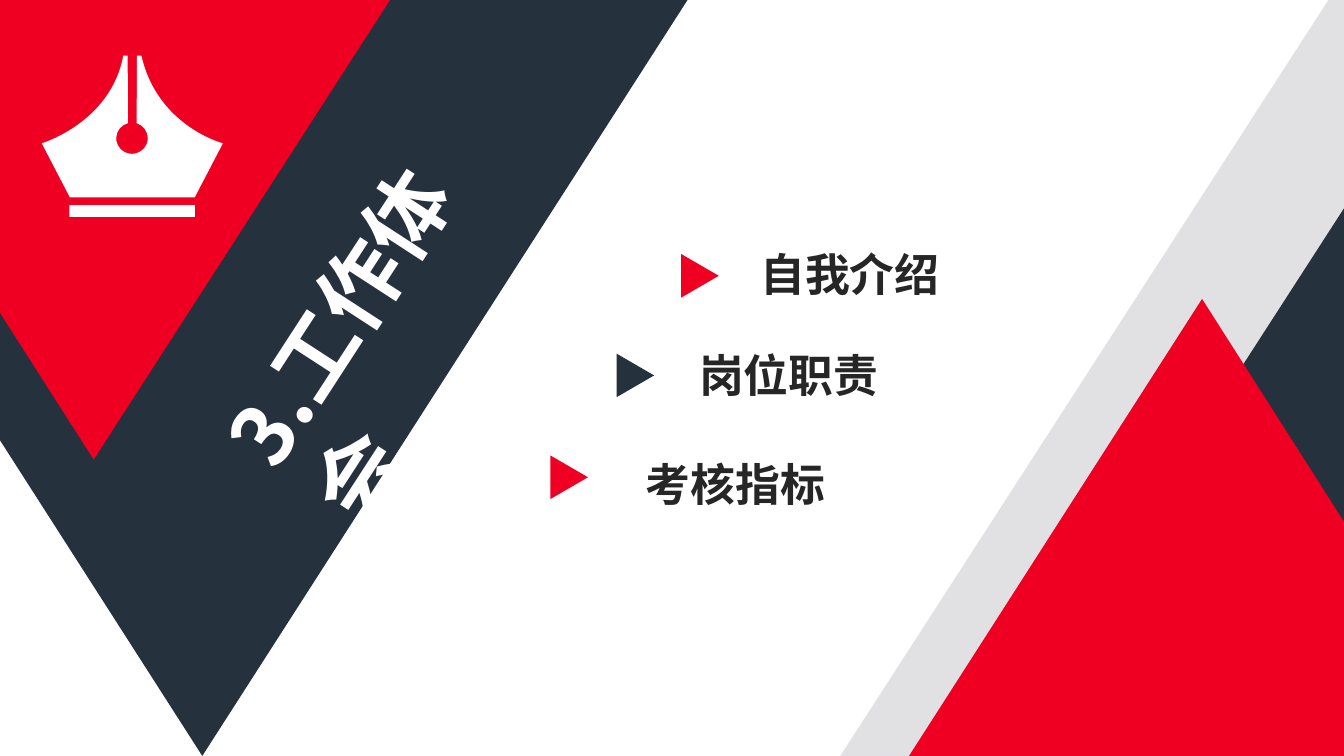
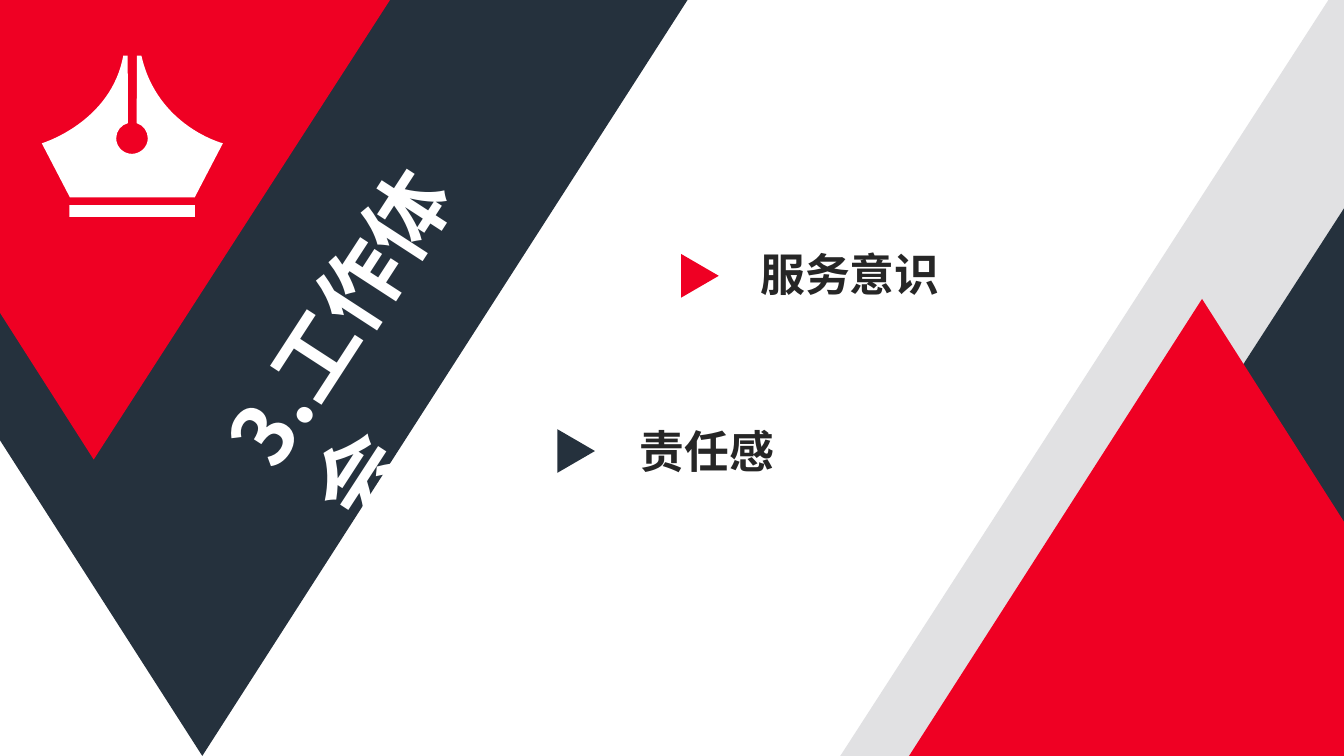
Before and after one commit to fredwo/min_document, a slide deck: slide 10 of 述职报告.pptx. Drawn at 1344x756 pixels with LibreOffice and Linux fonts; fonts in the diff are those of the drawing. Boxes give left, top, right and bottom in pixels: in the first picture for what was removed or moved away, otherwise in the second. Text is boxed around its words. In the diff, an @@ line names an element or a change of style, - is before the commit and + after.

```diff
--- a/述职报告.pptx
+++ b/述职报告.pptx
@@ text at (760, 252, 939, 295): text changed @@
-自我介绍
+服务意识
@@ triangle: place and size @@
-triangle at (617, 354, 654, 397)
+triangle at (558, 430, 595, 473)
@@ text at (640, 430, 774, 472): text changed @@
-岗位职责
+责任感
@@ triangle removed at (551, 456, 588, 499) @@
@@ text removed at (646, 462, 825, 505) @@
-考核指标
```
Also in this commit, not shown: 2 other slides changed, 2 slides added, 8 slides removed, 2 other files.
